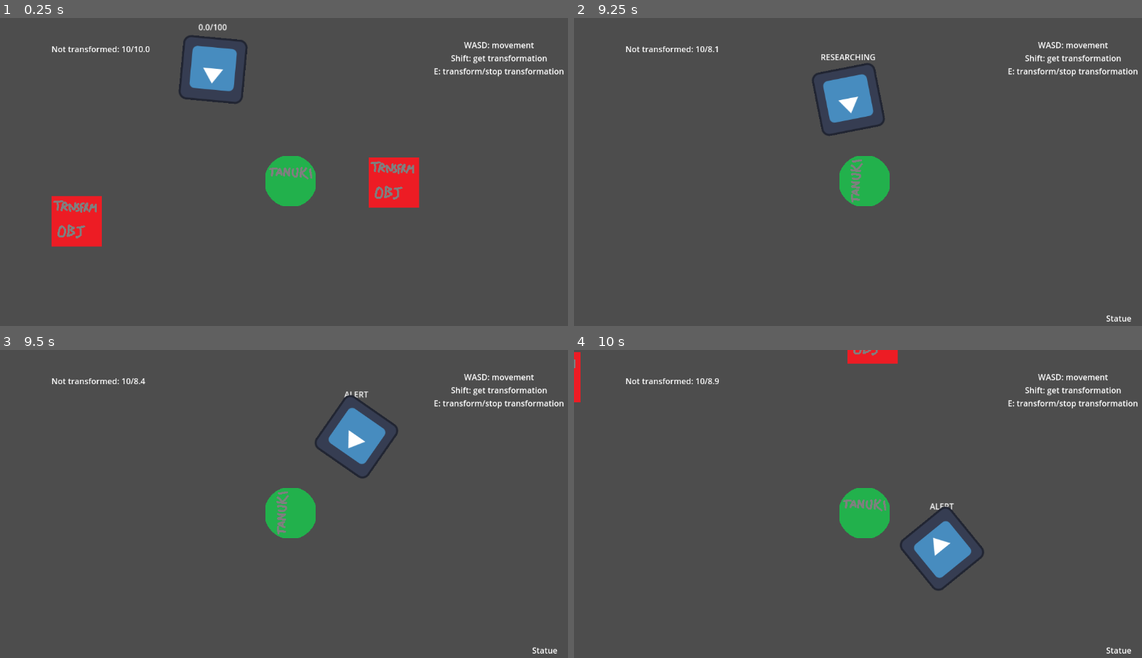
Above: before the commit, frames 1-4 (two rows, left to right).
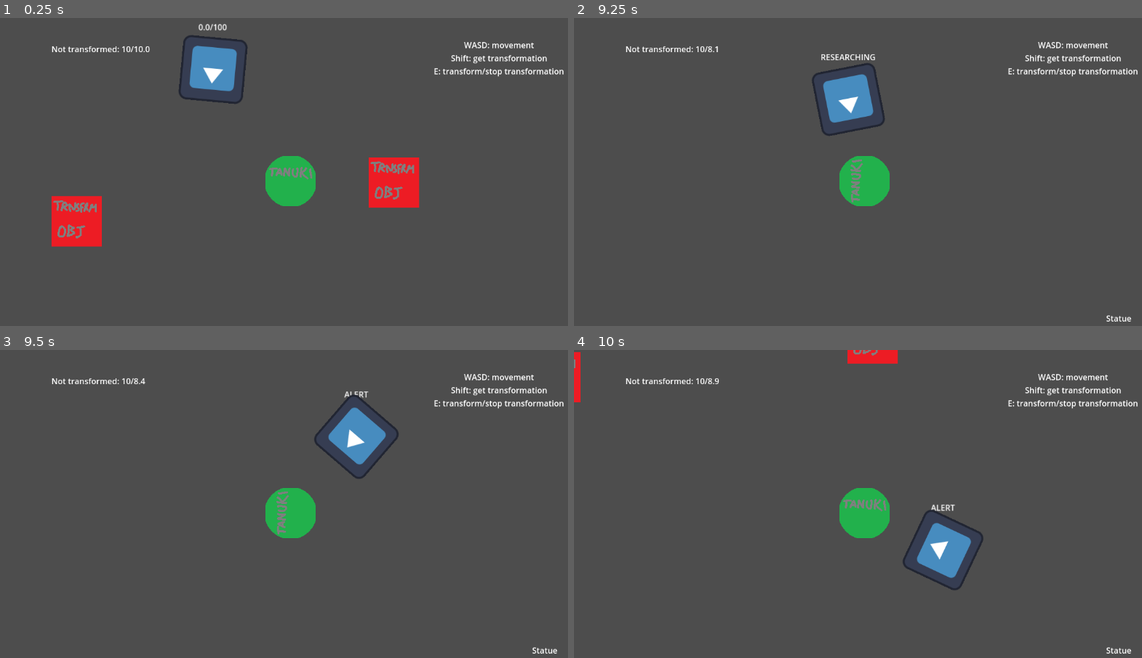
Above: after the commit, the same moments.

Repository: FinalExa/Tanuki
Game: Godot game, scene res://_Scenes/player_transform_test.tscn
Same seed, same stepped clock (60 frames per second), same inputs: the game is played once before the commit and once after it. The engine's default icon, where the game draws it, is replaced by a stand-in: a white triangle on a blue panel in a dark square.
Inputs (mouse positions are in pixels of both pictures, inside the frame that each line leads up to):
- Up to frame 1 (0.25 s): no input
- Up to frame 2 (9.25 s): move the mouse to (994, 165) at 0.52 s; hold D (right) 0.53-1.28 s; click (994, 165) at 0.6 s; move the mouse to (750, 196) at 1.27 s; hold S (down) 1.28-2.03 s; tap Shift (interact) every 2.25 s from 1.35 to 8.1 s; move the mouse to (920, 110) at 2.02 s; hold D (right) 2.03-2.78 s; tap E (transformation) every 2.25 s from 2.1 to 8.85 s; move the mouse to (835, 245) at 2.77 s; hold W (up) 2.78-3.53 s; click (835, 245) at 2.85 s; move the mouse to (1039, 230) at 3.52 s; hold A (left) 3.53-5.03 s; move the mouse to (687, 131) at 4.27 s; move the mouse to (892, 181) at 5.02 s; hold S (down) 5.03-5.78 s; click (892, 181) at 5.1 s; move the mouse to (778, 98) at 5.77 s; hold D (right) 5.78-6.53 s; move the mouse to (994, 165) at 6.52 s; hold W (up) 6.53-7.28 s; move the mouse to (750, 196) at 7.27 s; hold D (right) 7.28-8.03 s; click (750, 196) at 7.35 s; move the mouse to (920, 110) at 8.02 s; hold S (down) 8.03-8.78 s; move the mouse to (835, 245) at 8.77 s; hold A (left) from 8.78 s (still down)
- Up to frame 3 (9.5 s): keep holding A (left)
- Up to frame 4 (10 s): move the mouse to (1039, 562) at 9.52 s; release A (left) at 9.53 s; hold W (up) from 9.53 s (still down); click (1039, 562) at 9.6 s

Frames 1-2 are identical in both runs. In frame 3, 0.4% of the frame differs, in the area x 55-71%, y 14-42%; in frame 4, 1.0%, in the area x 57-73%, y 49-79%.

Commit message:
Alert Fixed

Diff:
--- a/Enemies/Scripts/GuardAlert.gd
+++ b/Enemies/Scripts/GuardAlert.gd
@@ -37,7 +37,7 @@
 	target_tracker_operations()
 
 func target_tracker_operations():
-	if (guardController.isInAlert == true && chaseStart == true):
+	if (guardController.isInAlert == true):
 		tracker_ray()
 
 func tracker_ray():
@@ -53,24 +53,26 @@
 
 func track_target(receivedTarget: Node2D):
 	guardRotator.setLookingAtPosition(receivedTarget.global_position)
-	targetNotSeenActive = false
-	if (guardController.position.distance_to(receivedTarget.global_position) > catchDistanceThreshold):
-		catchPreparationActive = false
-		guardMovement.set_movement_speed(alertMovementSpeed)
-		guardMovement.set_location_target(receivedTarget.global_position)
-	else:
-		guardMovement.set_location_target(guardController.global_position)
-		if (catchPreparationActive == false):
-			start_catch_preparation()
+	if (chaseStart == true):
+		targetNotSeenActive = false
+		if (guardController.position.distance_to(receivedTarget.global_position) > catchDistanceThreshold):
+			catchPreparationActive = false
+			guardMovement.set_movement_speed(alertMovementSpeed)
+			guardMovement.set_location_target(receivedTarget.global_position)
+		else:
+			guardMovement.set_location_target(guardController.global_position)
+			if (catchPreparationActive == false):
+				start_catch_preparation()
 	lastTargetPosition = receivedTarget.global_position
 
 func target_not_seen():
-	guardMovement.reset_movement_speed()
 	catchPreparationActive = false
 	var distance: float = guardController.global_position.distance_to(lastTargetPosition)
 	if (distance > targetNotSeenLastLocationThreshold):
-		guardMovement.set_location_target(lastTargetPosition)
-		guardRotator.setLookingAtPosition(lastTargetPosition)
+		if (chaseStart == true):
+			guardMovement.reset_movement_speed()
+			guardMovement.set_location_target(lastTargetPosition)
+			guardRotator.setLookingAtPosition(lastTargetPosition)
 	else:
 		if (targetNotSeenActive == false):
 			start_not_seen_timer()
--- a/Enemies/guard.tscn
+++ b/Enemies/guard.tscn
@@ -170,8 +170,8 @@
 catchPreparationDuration = 1.0
 targetNotSeenDuration = 5.0
 targetNotSeenLastLocationThreshold = 100.0
-preChaseDuration = 0.5
-rayTargets = [NodePath("Target"), NodePath("Target2"), NodeP …(79 unchanged characters)… NodePath("Target7"), NodePath("Target8")]
+preChaseDuration = 1.0
+rayTargets = [NodePath("Target"), NodePath("Target2"), NodeP …(79 unchanged characters)… NodePath("Target7"), NodePath("Target8"), NodePath("Target9"), NodePath("Target10"), NodePath("Target11"), NodePath("Target12"), NodePath("Target13"), NodePath("Target14"), NodePath("Target15"), NodePath("Target16"), NodePath("Target17"), NodePath("Target18"), NodePath("Target19"), NodePath("Target20"), NodePath("Target21")]
 alertText = "ALERT"
 guardAlertValue = NodePath("../../AlertValue")
 guardController = NodePath("../..")
@@ -181,28 +181,67 @@
 guardStunned = NodePath("../../GuardStunned")
 
 [node name="Target" type="Node2D" parent="Rotator/GuardAlert"]
-position = Vector2(104, 32)
+position = Vector2(232, -16)
 
 [node name="Target2" type="Node2D" parent="Rotator/GuardAlert"]
-position = Vector2(-104, 32)
+position = Vector2(-216, -16)
 
 [node name="Target3" type="Node2D" parent="Rotator/GuardAlert"]
-position = Vector2(-128, -272)
+position = Vector2(-248, -144)
+
+[node name="Target4" type="Node2D" parent="Rotator/GuardAlert"]
+position = Vector2(264, -144)
+
+[node name="Target5" type="Node2D" parent="Rotator/GuardAlert"]
+position = Vector2(-280, -272)
 
 [node name="Target6" type="Node2D" parent="Rotator/GuardAlert"]
-position = Vector2(120, -272)
-
-[node name="Target4" type="Node2D" parent="Rotator/GuardAlert"]
-position = Vector2(-176, -592)
+position = Vector2(296, -272)
 
 [node name="Target7" type="Node2D" parent="Rotator/GuardAlert"]
-position = Vector2(168, -592)
-
-[node name="Target5" type="Node2D" parent="Rotator/GuardAlert"]
-position = Vector2(-152, -464)
+position = Vector2(-312, -400)
 
 [node name="Target8" type="Node2D" parent="Rotator/GuardAlert"]
-position = Vector2(168, -464)
+position = Vector2(328, -400)
+
+[node name="Target9" type="Node2D" parent="Rotator/GuardAlert"]
+position = Vector2(-344, -528)
+
+[node name="Target10" type="Node2D" parent="Rotator/GuardAlert"]
+position = Vector2(360, -528)
+
+[node name="Target11" type="Node2D" parent="Rotator/GuardAlert"]
+position = Vector2(-280, -592)
+
+[node name="Target12" type="Node2D" parent="Rotator/GuardAlert"]
+position = Vector2(296, -592)
+
+[node name="Target13" type="Node2D" parent="Rotator/GuardAlert"]
+position = Vector2(-184, -656)
+
+[node name="Target14" type="Node2D" parent="Rotator/GuardAlert"]
+position = Vector2(200, -656)
+
+[node name="Target15" type="Node2D" parent="Rotator/GuardAlert"]
+position = Vector2(-120, -656)
+
+[node name="Target16" type="Node2D" parent="Rotator/GuardAlert"]
+position = Vector2(136, -656)
+
+[node name="Target17" type="Node2D" parent="Rotator/GuardAlert"]
+position = Vector2(-56, -656)
+
+[node name="Target18" type="Node2D" parent="Rotator/GuardAlert"]
+position = Vector2(72, -656)
+
+[node name="Target19" type="Node2D" parent="Rotator/GuardAlert"]
+position = Vector2(8, -656)
+
+[node name="Target20" type="Node2D" parent="Rotator/GuardAlert"]
+position = Vector2(-232, -624)
+
+[node name="Target21" type="Node2D" parent="Rotator/GuardAlert"]
+position = Vector2(248, -624)
 
 [node name="BehaviorTree" type="Node" parent="." node_paths=PackedStringArray("root")]
 script = ExtResource("10_ixflf")
